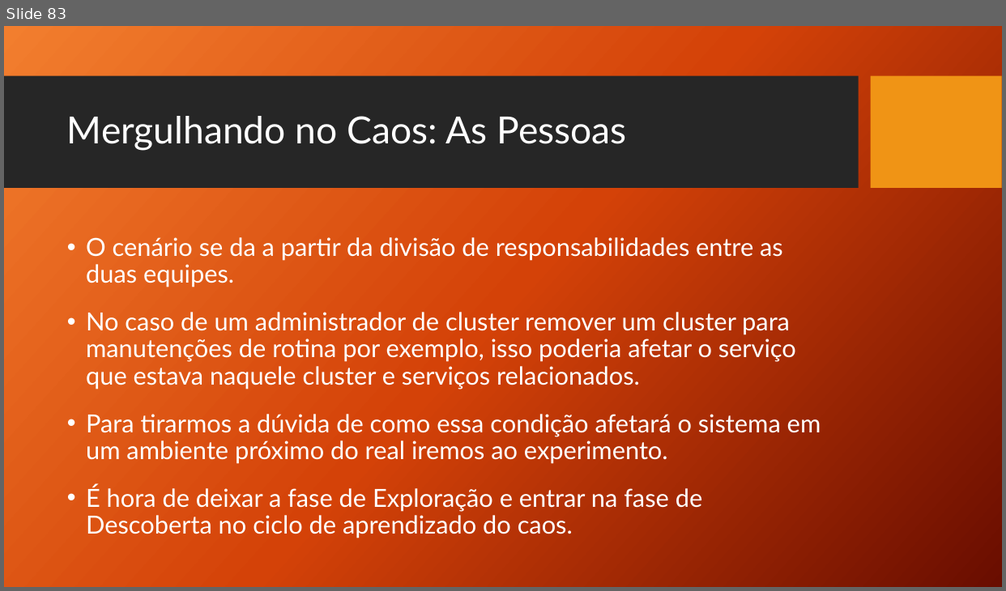
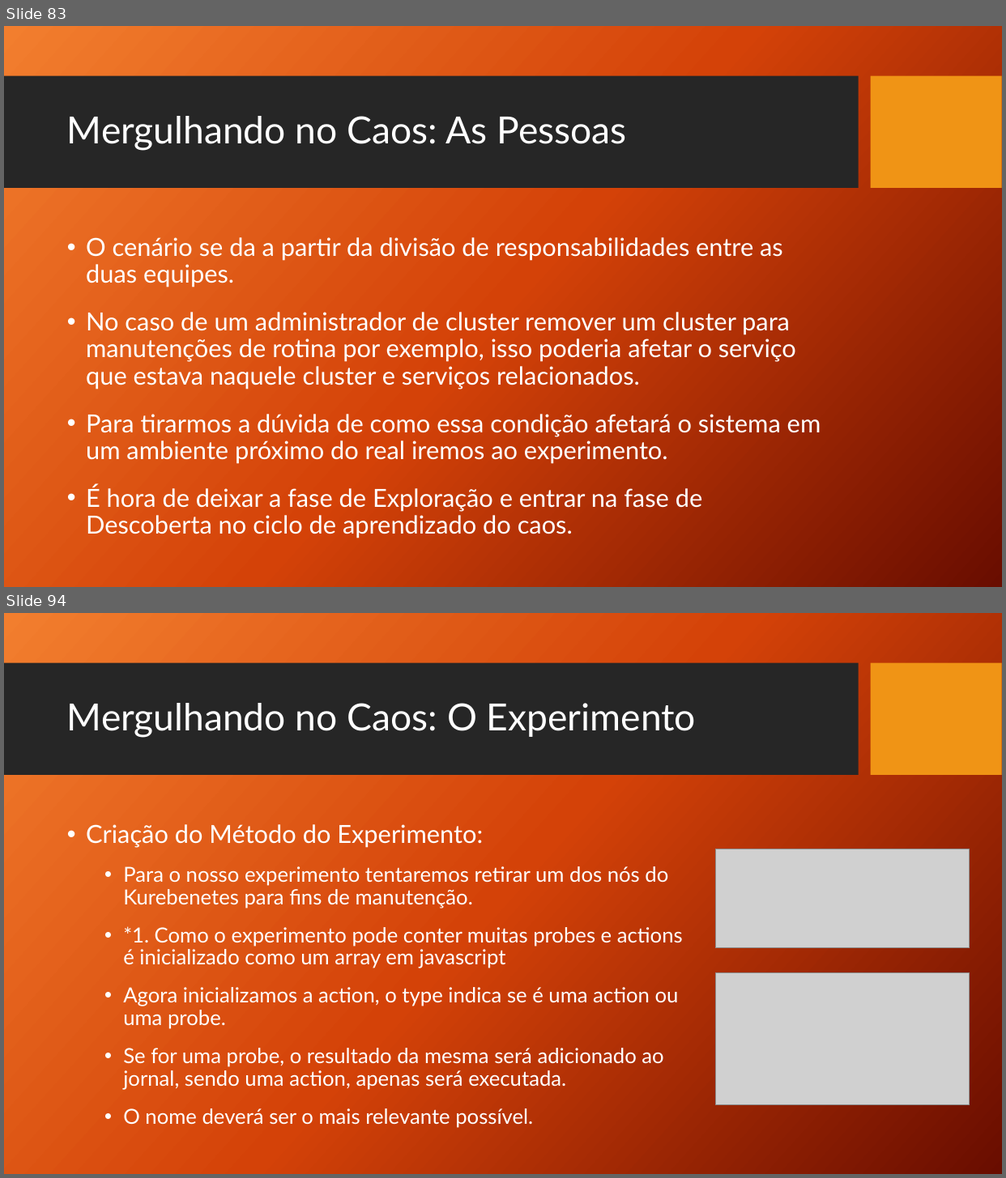
Before and after one commit to TCC-Chaos-Engineering/docs-chaos-engineering, a slide deck: docs/Chaos Engineering - Das Hipoteses aos Testes.pptx. Shown one above the other, each under a label of ours: slide 83 before the commit, slides 83 and 94 after it; the slides between them are not shown. The pictures are 1006x591 and 1006x1178 pixels, drawn with LibreOffice and Linux fonts; fonts in the diff are those of the drawing; grey boxes stand for pictures; background and template pictures are left out. Boxes give left, top, right and bottom in pixels: in the first picture for what was removed or moved away, otherwise in the second. Text is boxed around its words. In the diff, an @@ line names an element or a change of style, - is before the commit and + after.

Commit message:
Experimentos com Kurbenetes e Rollbacks

```diff
--- a/docs/Chaos Engineering - Das Hipoteses aos Testes.pptx
+++ b/docs/Chaos Engineering - Das Hipoteses aos Testes.pptx
@@ slide 94 added at (x1=4, y1=613, x2=1002, y2=1174), background picture (left out); not listed: 2 template elements that a slide beside it also shows @@
@@ title added at (x1=67, y1=703, x2=696, y2=738), 36 pt, text #FFFFFF @@
+Mergulhando no Caos: O Experimento
@@ text added at (x1=86, y1=824, x2=683, y2=1125), 20 pt, text #FFFFFF @@
+• Criação do Método do Experimento:
+  • Para o nosso experimento tentaremos retirar um dos nós do Kurebenetes para fins de manutenção.
+  • *1. Como o experimento pode conter muitas probes e actions é inicializado como um array em javascript
+  • Agora inicializamos a action, o type indica se é uma action ou uma probe.
+  • Se for uma probe, o resultado da mesma será adicionado ao jornal, sendo uma action, apenas será executada.
+  • O nome deverá ser o mais relevante possível.
@@ picture added at (x1=715, y1=850, x2=970, y2=948) @@
@@ picture added at (x1=715, y1=973, x2=970, y2=1105) @@
```
Also in this commit, not shown: 15 slides changed, 2 other slides added, 3 slides removed.
